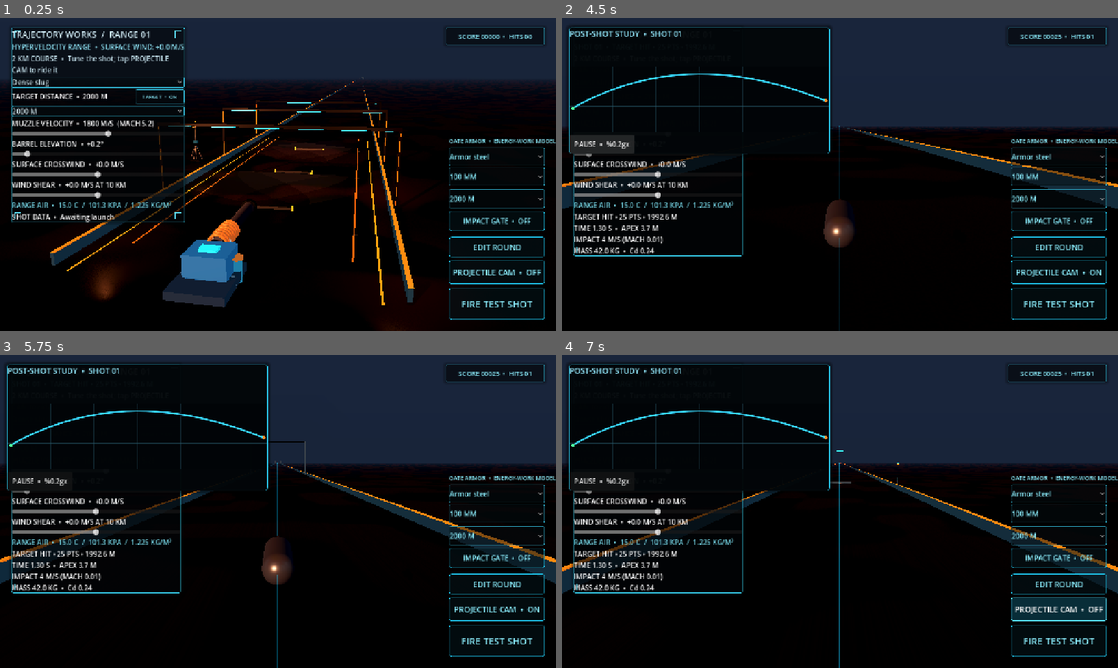
Above: before the commit, frames 1-4 (two rows, left to right).
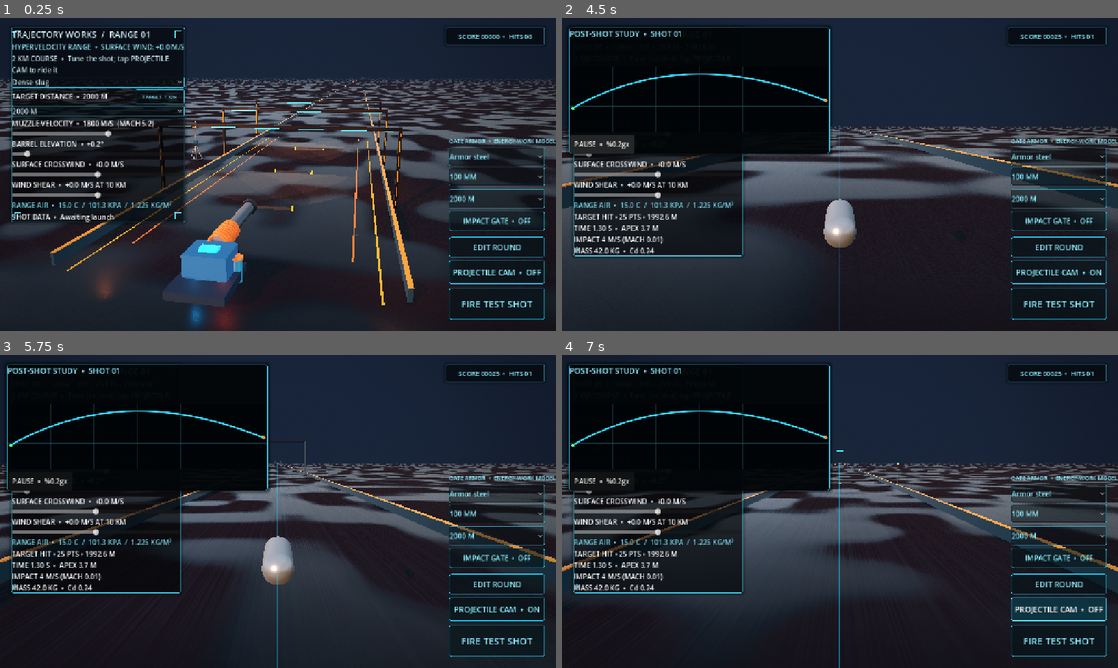
Above: after the commit, the same moments.

Repository: tpylman90-ctrl/Trajectory-Works
Game: Godot game, scene res://scenes/range.tscn
Same seed, same stepped clock (60 frames per second), same inputs: the game is played once before the commit and once after it.
Inputs:
- Up to frame 1 (0.25 s): no input
- Up to frame 2 (4.5 s): click "Dense slug" at 0.5 s; click "TARGET • ON" at 1.25 s; click "2000 M" at 2 s; click "FIRE TEST SHOT" at 2.75 s; click "Dense slug" at 3.5 s; click "REPLAY • 0.25×" at 4.25 s
- Up to frame 3 (5.75 s): click "TARGET • ON" at 5 s
- Up to frame 4 (7 s): click "2000 M" at 5.75 s; click "PROJECTILE CAM • ON" at 6.5 s

The runs differ from the first frame. In frame 1, 57% of the frame differs, in the area x 0-100%, y 19-100%; in frame 2, 47%; in frame 3, 43%; in frame 4, 46%.
Error before the commit: unsupported format character in operator '%'. (res://scripts/range.gd:875)
Error after the commit: unsupported format character in operator '%'. (res://scripts/range.gd:867)

Commit message:
Add HDR range lighting and shaded atmosphere

Diff:
--- a/scripts/range.gd
+++ b/scripts/range.gd
@@ -221,50 +221,21 @@
 	var world := WorldEnvironment.new()
 	var environment := Environment.new()
 	environment.background_mode = Environment.BG_SKY
-	environment.sky = Sky.new()
-	var sky_shader := Shader.new()
-	sky_shader.code = """shader_type sky;
-uniform vec3 sky_top : source_color = vec3(0.012, 0.022, 0.052);
-uniform vec3 sky_horizon : source_color = vec3(0.12, 0.16, 0.23);
-uniform vec3 cloud_color : source_color = vec3(0.19, 0.22, 0.29);
-float hash21(vec2 p) {
-	p = fract(p * vec2(123.34, 456.21));
-	p += dot(p, p + 45.32);
-	return fract(p.x * p.y);
-}
-float noise2d(vec2 p) {
-	vec2 i = floor(p);
-	vec2 f = fract(p);
-	f = f * f * (3.0 - 2.0 * f);
-	float a = hash21(i);
-	float b = hash21(i + vec2(1.0, 0.0));
-	float c = hash21(i + vec2(0.0, 1.0));
-	float d = hash21(i + vec2(1.0, 1.0));
-	return mix(mix(a, b, f.x), mix(c, d, f.x), f.y);
-}
-void sky() {
-	vec3 direction = normalize(EYEDIR);
-	float elevation = clamp(direction.y * 0.5 + 0.5, 0.0, 1.0);
-	vec3 base = mix(sky_horizon, sky_top, smoothstep(0.12, 0.94, elevation));
-	vec2 cloud_uv = direction.xz * 18.0 / max(direction.y + 0.32, 0.18);
-	float cloud_shape = noise2d(cloud_uv * 0.22) * 0.68
-		+ noise2d(cloud_uv * 0.72 + vec2(8.3, 2.7)) * 0.32;
-	float cloud_cover = smoothstep(0.37, 0.68, cloud_shape);
-	float cloud_band = smoothstep(-0.04, 0.24, direction.y) * (1.0 - smoothstep(0.58, 0.88, direction.y));
-	float lower_atmosphere = 1.0 - smoothstep(-0.10, 0.10, direction.y);
-	base = mix(vec3(0.055, 0.085, 0.11), base, 1.0 - lower_atmosphere);
-	base = mix(base, cloud_color, cloud_cover * cloud_band * 0.82);
-	float dusk_glow = pow(1.0 - clamp(abs(direction.y), 0.0, 1.0), 7.0) * (1.0 - cloud_cover * 0.72);
-	base += vec3(0.085, 0.032, 0.012) * dusk_glow;
-	COLOR = base;
-}
-"""
-	var sky_material := ShaderMaterial.new()
-	sky_material.shader = sky_shader
-	environment.sky.sky_material = sky_material
+	var sky := Sky.new()
+	var panorama_material := PanoramaSkyMaterial.new()
+	var panorama_path := "res://assets/generated/twilight_range.hdr"
+	if ResourceLoader.exists(panorama_path):
+		panorama_material.panorama = load(panorama_path) as Texture2D
+		panorama_material.energy_multiplier = 0.78
+		sky.sky_material = panorama_material
+	else:
+		push_warning("Twilight HDR panorama is missing; using the built-in dusk sky.")
+		sky.sky_material = ProceduralSkyMaterial.new()
+	environment.sky = sky
+	environment.reflected_light_source = Environment.REFLECTION_SOURCE_SKY
 	environment.ambient_light_source = Environment.AMBIENT_SOURCE_SKY
 	environment.ambient_light_color = Color(0.24, 0.31, 0.43)
-	environment.ambient_light_energy = 0.46
+	environment.ambient_light_energy = 0.36
 	environment.fog_enabled = true
 	environment.fog_light_color = Color(0.095, 0.13, 0.19)
 	# Keep the 2 km instrumentation visible while preserving a soft distance haze.
@@ -298,7 +269,25 @@
 	sun.light_color = Color(1.0, 0.55, 0.34)
 	sun.light_energy = 0.62
 	sun.shadow_enabled = true
+	sun.directional_shadow_max_distance = 90.0
 	add_child(sun)
+	# Two small, shadowless practical lights let the pressure vapor pick up the range colors.
+	var amber_bounce := OmniLight3D.new()
+	amber_bounce.name = "Launcher amber service light"
+	amber_bounce.position = Vector3(0.72, 0.95, 0.35)
+	amber_bounce.light_color = Color(1.0, 0.31, 0.10)
+	amber_bounce.light_energy = 0.55
+	amber_bounce.omni_range = 4.2
+	amber_bounce.shadow_enabled = false
+	add_child(amber_bounce)
+	var cyan_bounce := OmniLight3D.new()
+	cyan_bounce.name = "Launcher cyan instrument light"
+	cyan_bounce.position = Vector3(-0.72, 1.12, 0.35)
+	cyan_bounce.light_color = Color(0.10, 0.68, 1.0)
+	cyan_bounce.light_energy = 0.42
+	cyan_bounce.omni_range = 4.0
+	cyan_bounce.shadow_enabled = false
+	add_child(cyan_bounce)
 
 	camera = Camera3D.new()
 	camera.fov = 43.0
@@ -668,9 +657,12 @@
 	var puff_material := StandardMaterial3D.new()
 	puff_material.albedo_color = Color(0.72, 0.82, 0.88, 0.20)
 	puff_material.transparency = BaseMaterial3D.TRANSPARENCY_ALPHA
-	puff_material.shading_mode = BaseMaterial3D.SHADING_MODE_UNSHADED
+	puff_material.shading_mode = BaseMaterial3D.SHADING_MODE_PER_PIXEL
+	puff_material.vertex_color_use_as_albedo = true
 	puff_material.billboard_mode = BaseMaterial3D.BILLBOARD_ENABLED
-	puff_material.roughness = 1.0
+	puff_material.roughness = 0.92
+	puff_material.metallic = 0.0
+	puff_material.specular = 0.12
 	puff.material = puff_material
 	particles.draw_pass_1 = puff
 	parent.add_child(particles)
@@ -1177,6 +1169,24 @@
 func _build_hud() -> void:
 	var layer := CanvasLayer.new()
 	add_child(layer)
+	var vignette := ColorRect.new()
+	vignette.name = "Subtle screen-space lens vignette"
+	vignette.set_anchors_and_offsets_preset(Control.PRESET_FULL_RECT)
+	vignette.mouse_filter = Control.MOUSE_FILTER_IGNORE
+	var vignette_shader := Shader.new()
+	vignette_shader.code = """shader_type canvas_item;
+void fragment() {
+	float aspect = SCREEN_PIXEL_SIZE.y / SCREEN_PIXEL_SIZE.x;
+	vec2 centered = (UV - vec2(0.5)) * vec2(aspect, 1.0);
+	float radius = length(centered);
+	float edge = smoothstep(0.40, 0.99, radius);
+	COLOR = vec4(vec3(0.004, 0.010, 0.018), edge * 0.24);
+}
+"""
+	var vignette_material := ShaderMaterial.new()
+	vignette_material.shader = vignette_shader
+	vignette.material = vignette_material
+	layer.add_child(vignette)
 	range_hud_panel = PanelContainer.new()
 	var panel := range_hud_panel
 	panel.position = Vector2(26.0, 22.0)
